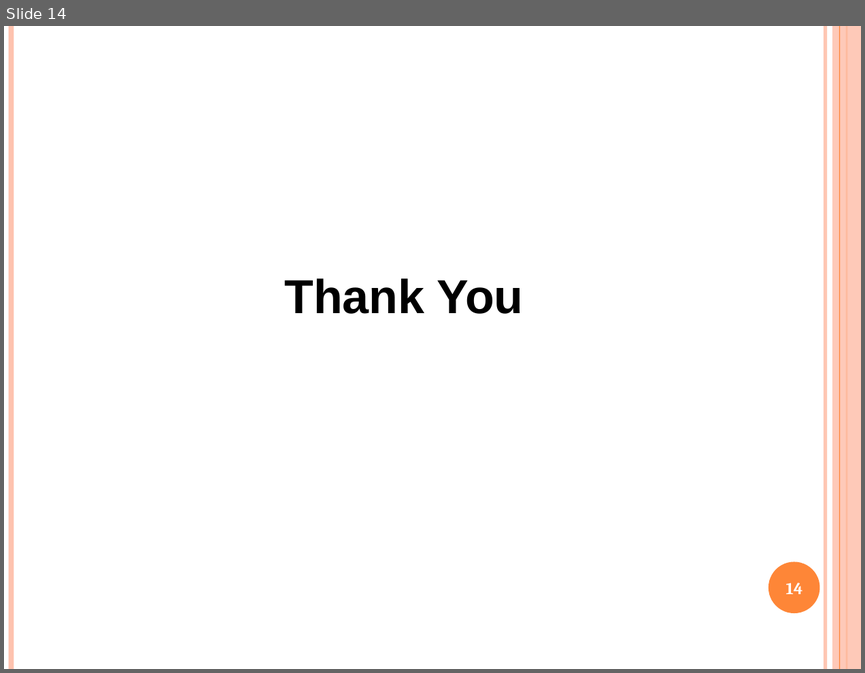
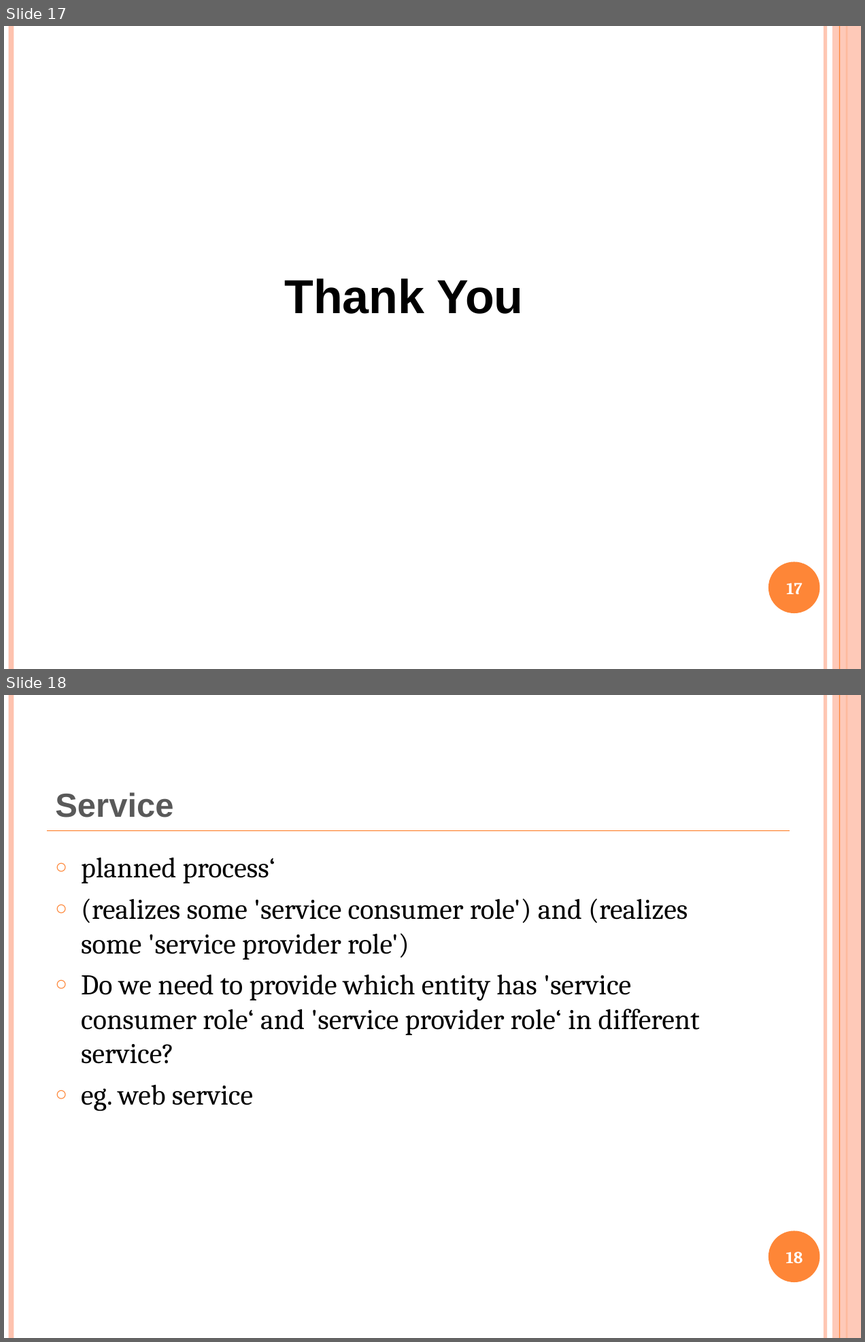
Before and after one commit to obi-ontology/obi-legacy-svn, a slide deck: trunk/docs/presentations/OBI workshop Oct 2011 Philly/WebService.pptx. Shown one above the other, each under a label of ours: slide 14 before the commit, slides 17 and 18 after it. The pictures are 865x673 and 865x1342 pixels, drawn with LibreOffice and Linux fonts; fonts in the diff are those of the drawing. Boxes give left, top, right and bottom in pixels: in the first picture for what was removed or moved away, otherwise in the second. Text is boxed around its words. In the diff, an @@ line names an element or a change of style, - is before the commit and + after.

```diff
--- a/trunk/docs/presentations/OBI workshop Oct 2011 Philly/WebService.pptx
+++ b/trunk/docs/presentations/OBI workshop Oct 2011 Philly/WebService.pptx
@@ slide 18 added at bbox=[4, 695, 861, 1338], background #FFFFFF; not listed: 6 template elements that a slide beside it also shows @@
@@ title added at bbox=[55, 792, 173, 817], 28 pt, text #595959, bold @@
+Service
@@ line added from (47, 830) to (789, 830), #FE7416 0.75 pt @@
@@ text added at bbox=[81, 857, 700, 1111], 24 pt, text #000000 @@
+○ planned process‘
+○ (realizes some 'service consumer role') and (realizes some 'service provider role')
+○ Do we need to provide which entity has 'service consumer role‘ and 'service provider role‘ in different service?
+○ eg. web service
@@ page number added at bbox=[786, 1251, 803, 1263], 14 pt, text #FFFFFF, bold @@
+18
@@ what was slide 14 is now slide 17 @@
@@ page number at bbox=[786, 582, 802, 594]: text changed @@
-14
+17
```
Also in this commit, not shown: 3 slides changed, 3 other slides added.
